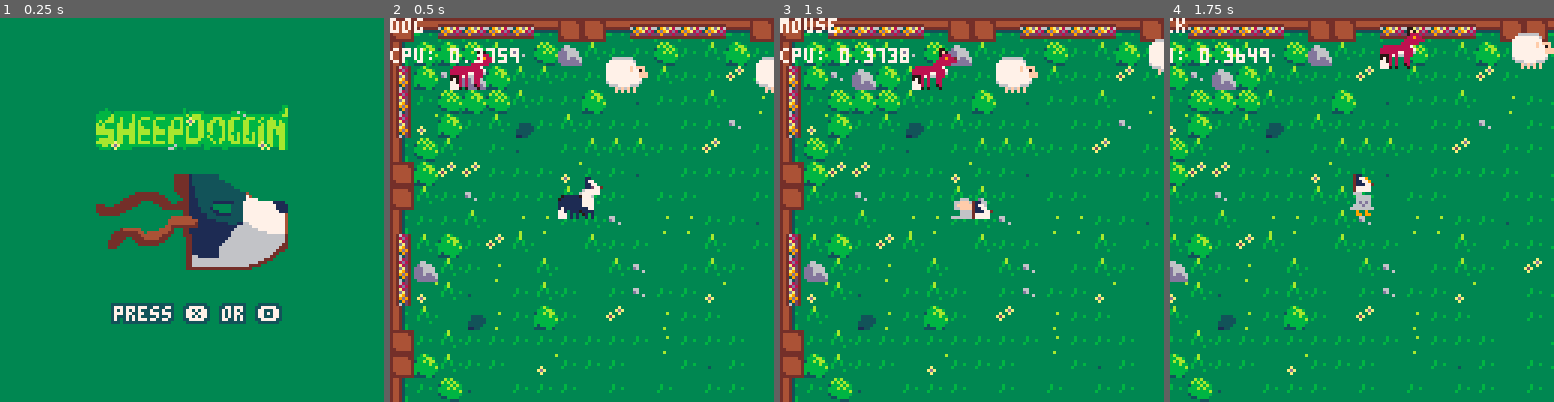
Above: before the commit, frames 1-4 (left to right).
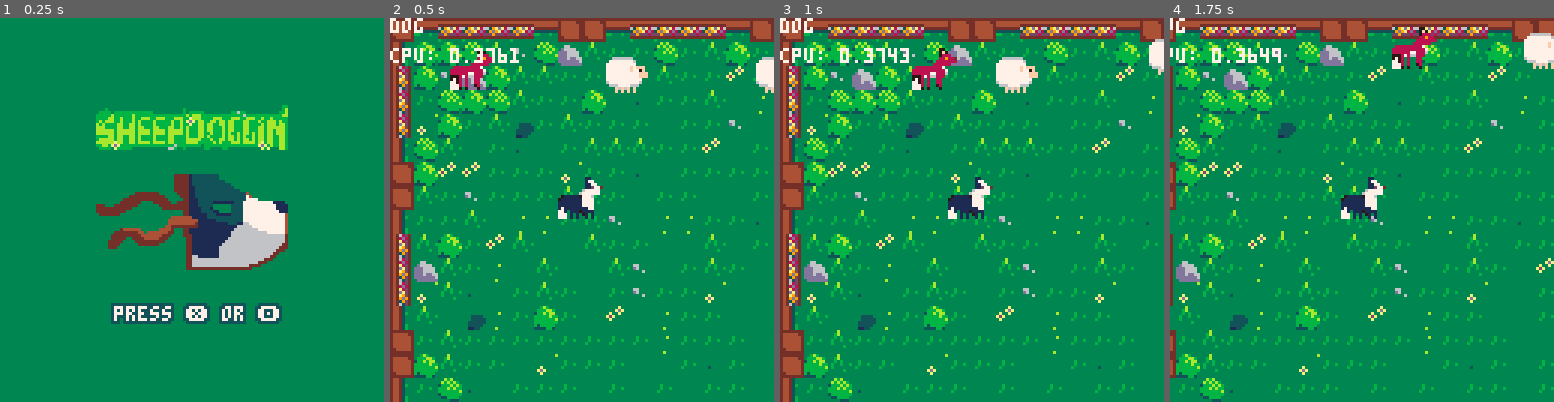
Above: after the commit, the same moments.

Repository: kitasuna/sheepdoggin
Game: PICO-8 cartridge sheepdoggin.p8
Same seed, same stepped clock (60 frames per second), same inputs: the game is played once before the commit and once after it.
Inputs:
- Up to frame 1 (0.25 s): no input
- Up to frame 2 (0.5 s): tap X (X key) at 0.33 s
- Up to frame 3 (1 s): tap O (Z key) at 0.7 s
- Up to frame 4 (1.75 s): tap X (X key) at 1.07 s; hold Right from 1.6 s (still down); tap O (Z key) at 1.7 s

Frame 1 is identical in both runs. In frame 2, less than 0.1% of the frame differs, in the area x 28-34%, y 7-12%; in frame 3, 1.0%; in frame 4, 23%, in the area x 0-100%, y 0-100%.

Commit message:
scare fox

Diff:
--- a/_game.lua
+++ b/_game.lua
@@ -30,7 +30,7 @@
 function game:update(dt)
   player:update()
   sheep_mgr:update(dt)
-  if not transition.active and (#sheep_mgr.sheep <= 0) and (#sheep_mgr.clearedSheep >= 1) and player.mask == "fish" then
+  if not transition.active and (#sheep_mgr.sheep <= 0) and (#sheep_mgr.clearedSheep >= 1) and player.mask == "duck" then
       current_gamestate = victory
   end
   if (#sheep_mgr.sheep <= 0) and (#sheep_mgr.clearedSheep <= 0) then
--- a/enemy.lua
+++ b/enemy.lua
@@ -14,6 +14,9 @@
     },
     speed = 0.8,
     target_sheep = nil,
+    confused_timer = 0,
+    confused_dx = 0,
+    confused_dy = 0,
   }
   setmetatable(o, self)
   self.__index = self
@@ -22,6 +25,11 @@
 end
 
 function Enemy:update()
+    -- decrease confused timer
+    if self.confused_timer > 0 then
+      self.confused_timer -= 1/30
+    end
+
     -- find closest sheep
     local closest_dist = 9999
     self.target_sheep = nil
@@ -34,8 +42,12 @@
       end
     end
 
-    -- move towards target sheep
-    if self.target_sheep then
+    -- move towards target sheep or randomly if confused
+    if self.confused_timer > 0 then
+      -- run confusedly
+      self.dx = self.confused_dx
+      self.dy = self.confused_dy
+    elseif self.target_sheep then
       local dx = self.target_sheep.pos.x - self.x
       local dy = self.target_sheep.pos.y - self.y
 
@@ -65,6 +77,19 @@
         break
       end
     end
+
+    -- check collision with barks
+    for i, bark in pairs(barks) do
+      if enemy_circ:collides(bark:collisionCirc()) then
+        if self.confused_timer <= 0 then
+          -- set new random direction only when first confused
+          local angle = rnd(1)
+          self.confused_dx = cos(angle) * self.speed * 3
+          self.confused_dy = sin(angle) * self.speed * 3
+        end
+        self.confused_timer = 1.5
+      end
+    end
 end
 
 function Enemy:draw()
--- a/player.lua
+++ b/player.lua
@@ -113,14 +113,14 @@
       self.dy -= rnd(self.behavior.waddle)
   end
   if btnp(4) then
-      if self.current_animal == "dog" then
-          self.current_animal = "mouse"
-      elseif self.current_animal == "mouse" then
-          self.current_animal = "duck"
-      elseif self.current_animal == "duck" then
-          self.current_animal = "fish"
-      elseif self.current_animal == "fish" then
-          self.current_animal = "dog"
+      if self.mask == "dog" then
+          self.mask = "mouse"
+      elseif self.mask == "mouse" then
+          self.mask = "fish"
+      elseif self.mask == "fish" then
+          self.mask = "duck"
+      elseif self.mask == "duck" then
+          self.mask = "dog"
       end
   end
   if btnp(5) then
@@ -237,9 +237,23 @@
     local b = {
         x=x, y=y, dx=dx, dy=dy, w=w, h=h,
         time = 40,
+        radius = 4,
         update = bark_update,
         text = player.behavior.text,
-        draw = bark_draw
+        draw = bark_draw,
+        collisionCirc = function(self)
+          return Circ.fromCenterRadius(v2(self.x, self.y), self.radius)
+        end,
+        intention = function(self)
+          return v2(self.dx, self.dy)
+        end,
+        resolve = function(self, delta)
+          if abs(delta.x) <= 0.2 and abs(delta.y) <= 0.2 then
+            return
+          end
+          self.x += delta.x
+          self.y += delta.y
+        end
     }
     add(barks, b)
     return b
